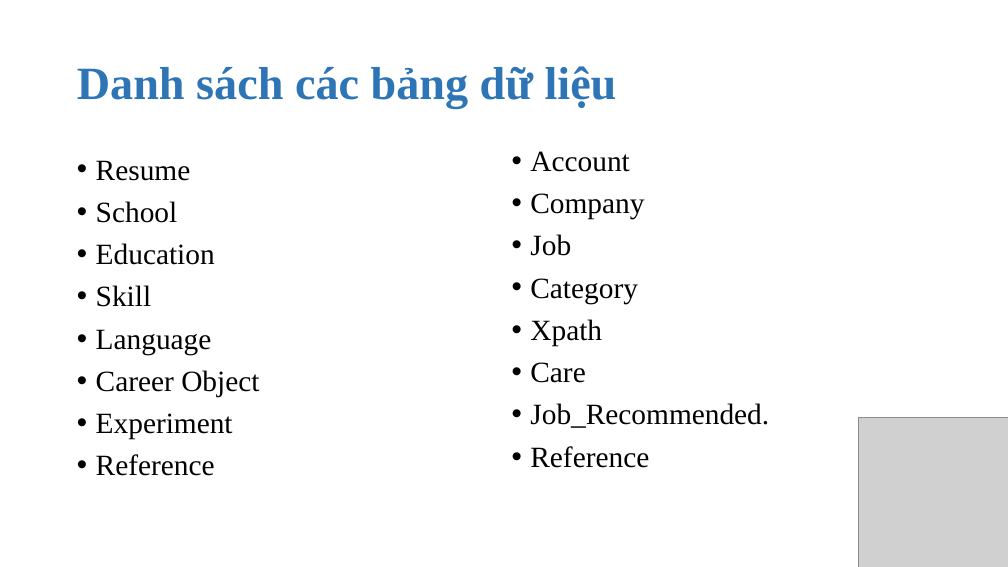
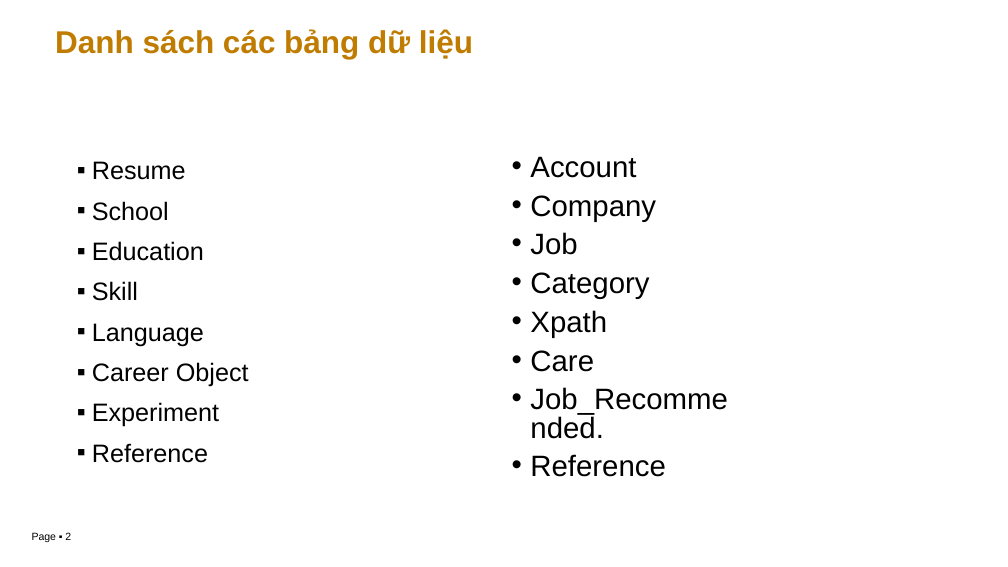
Before and after one commit to luanft/web-feedback-system, a slide deck: slide 2 of Document/slide/Database.pptx. Drawn at 1008x567 pixels with LibreOffice and Linux fonts; fonts in the diff are those of the drawing; grey boxes stand for pictures; background and template pictures are left out. Boxes give left, top, right and bottom in pixels: in the first picture for what was removed or moved away, otherwise in the second. Text is boxed around its words. In the diff, an @@ line names an element or a change of style, - is before the commit and + after.

```diff
--- a/Document/slide/Database.pptx
+++ b/Document/slide/Database.pptx
@@ title at (55, 29, 473, 59): text changed; size 44 to 30 pt; font Times New Roman to Arial; text colour #2E75B6 to #BE7C01 @@
-Danh sách các bảng dữ liệu
+Danh sách các bảng dữ liệu
@@ text "Resume" at (92, 161, 249, 463): size 28 to 24 pt, font Times New Roman to Arial; bullet • to ▪; line spacing 0.9 to 1 @@
@@ text "Account" at (530, 156, 727, 477): font Times New Roman to Arial; line spacing 0.9 to 0.8 @@
@@ picture removed at (858, 417, 1008, 567) @@
@@ page number added at (32, 532, 71, 542), 10 pt, text #000000 @@
+Page ▪ 2
```
Also in this commit, not shown: 3 other slides changed, 4 slides added.
